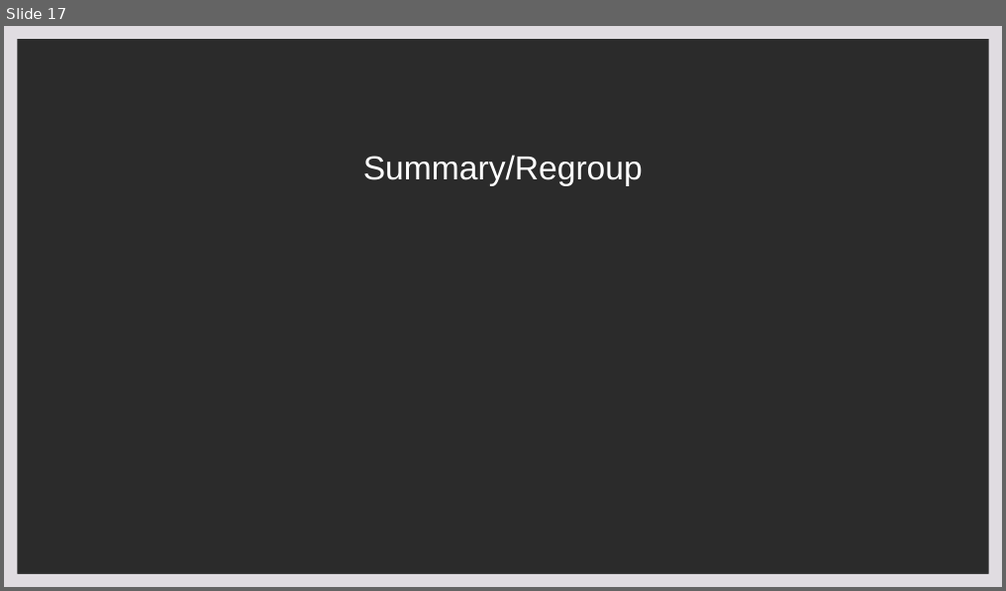
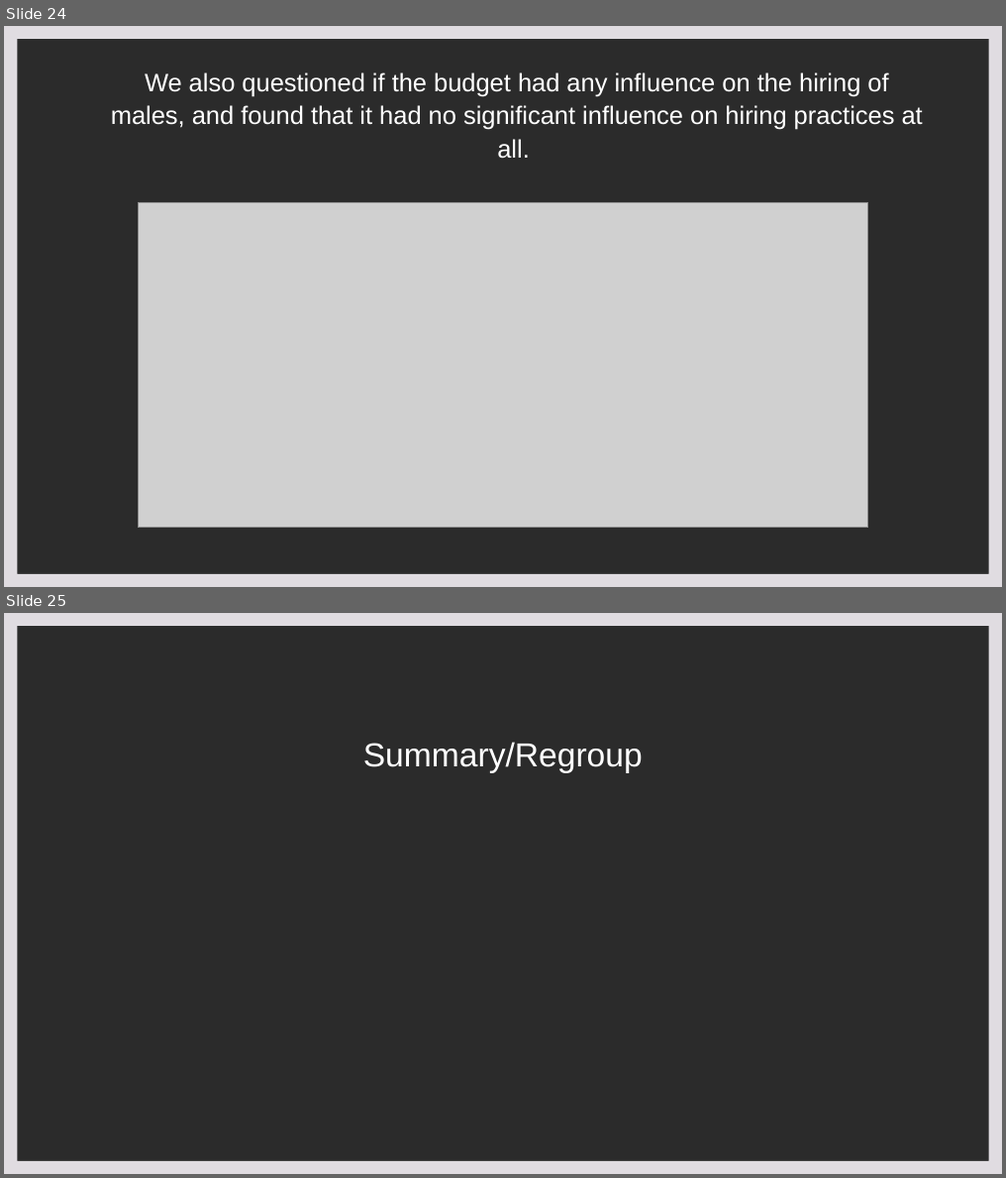
Before and after one commit to rhreich34/NASA-Hiring-Rate, a slide deck: NASA Presentation.pptx. Shown one above the other, each under a label of ours: slide 17 before the commit, slides 24 and 25 after it. The pictures are 1006x591 and 1006x1178 pixels, drawn with LibreOffice and Linux fonts; fonts in the diff are those of the drawing; grey boxes stand for pictures; background and template pictures are left out; a plain dark background stands for a picture behind light text. Boxes give left, top, right and bottom in pixels: in the first picture for what was removed or moved away, otherwise in the second. Text is boxed around its words. In the diff, an @@ line names an element or a change of style, - is before the commit and + after.

```diff
--- a/NASA Presentation.pptx
+++ b/NASA Presentation.pptx
@@ slide 24 added at box(4, 26, 1002, 587), background picture (left out); not listed: 1 template element that a slide beside it also shows @@
@@ title added at box(111, 73, 923, 159), 24.3 pt, text #FFFFFF @@
+We also questioned if the budget had any influence on the hiring of males, and found that it had no significant influence on hiring practices at all.
@@ picture added at box(138, 202, 868, 528) @@
@@ what was slide 17 is now slide 25 @@
```
Also in this commit, not shown: 9 other slides added, 3 slides removed.
